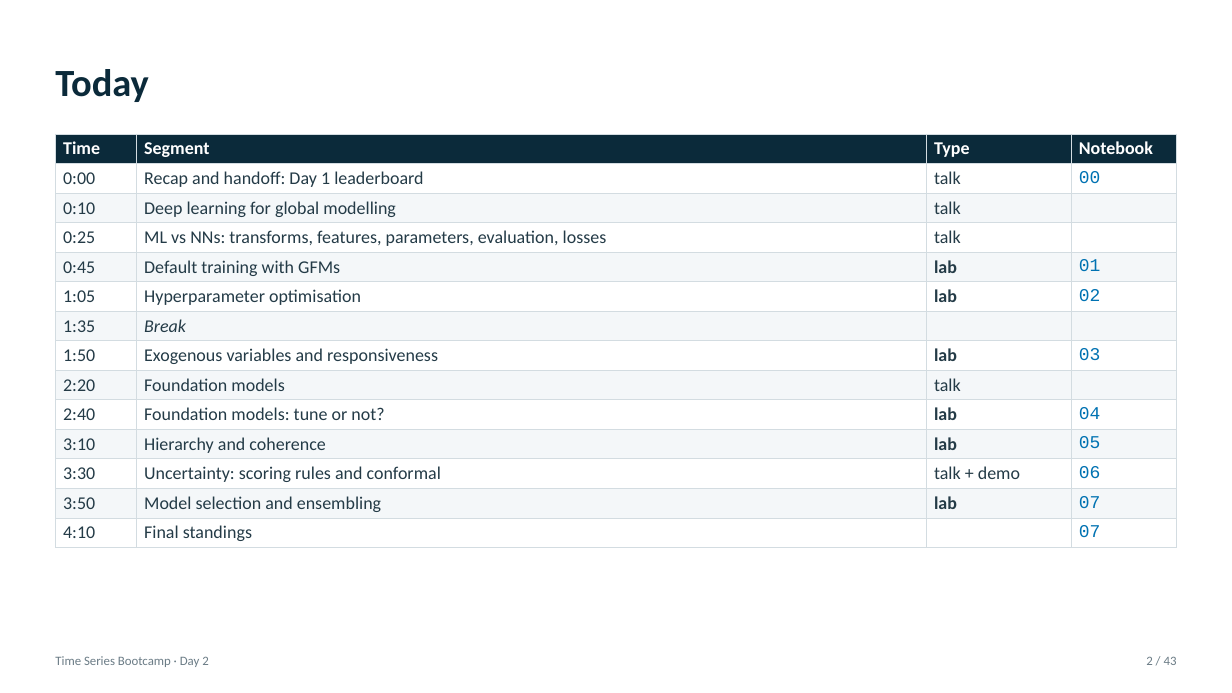
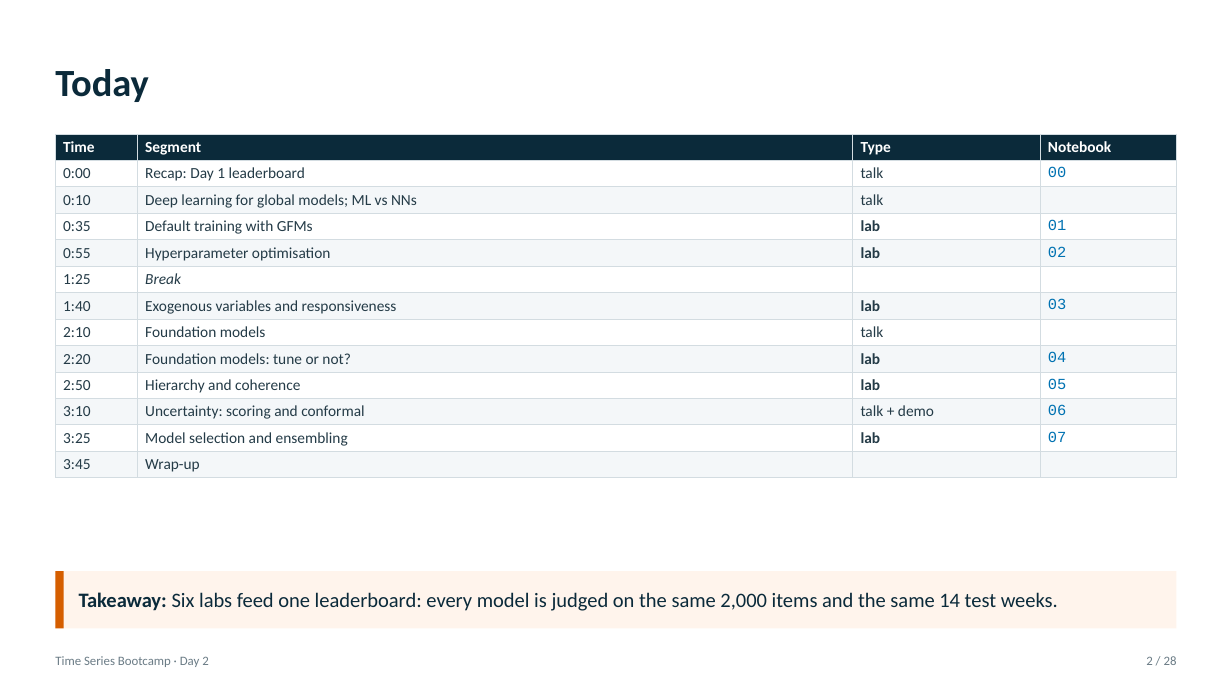
Before and after one commit to tackes/time-series-forecasting-bootcamp, a slide deck: slide 2 of day2_neural/slides/day2_slides.pptx. Drawn at 1232x693 pixels with LibreOffice and Linux fonts; fonts in the diff are those of the drawing. Boxes give left, top, right and bottom in pixels: in the first picture for what was removed or moved away, otherwise in the second. Text is boxed around its words. In the diff, an @@ line names an element or a change of style, - is before the commit and + after.

```diff
--- a/day2_neural/slides/day2_slides.pptx
+++ b/day2_neural/slides/day2_slides.pptx
@@ table at <box>55,134,1177,476</box> @@
-row 2: 0:00 | Recap and handoff: Day 1 leaderboard | talk | 00
-row 3: 0:10 | Deep learning for global modelling | talk | 
-row 4: 0:25 | ML vs NNs: transforms, features, parameters, evaluation, losses | talk | 
-row 5: 0:45 | Default training with GFMs | lab | 01
-row 6: 1:05 | Hyperparameter optimisation | lab | 02
-row 7: 1:35 | Break |  | 
-row 8: 1:50 | Exogenous variables and responsiveness | lab | 03
-row 9: 2:20 | Foundation models | talk | 
-row 10: 2:40 | Foundation models: tune or not? | lab | 04
-row 11: 3:10 | Hierarchy and coherence | lab | 05
-row 12: 3:30 | Uncertainty: scoring rules and conformal | talk + demo | 06
-row 13: 3:50 | Model selection and ensembling | lab | 07
-row 14: 4:10 | Final standings |  | 07
+row 2: 0:00 | Recap: Day 1 leaderboard | talk | 00
+row 3: 0:10 | Deep learning for global models; ML vs NNs | talk | 
+row 4: 0:35 | Default training with GFMs | lab | 01
+row 5: 0:55 | Hyperparameter optimisation | lab | 02
+row 6: 1:25 | Break |  | 
+row 7: 1:40 | Exogenous variables and responsiveness | lab | 03
+row 8: 2:10 | Foundation models | talk | 
+row 9: 2:20 | Foundation models: tune or not? | lab | 04
+row 10: 2:50 | Hierarchy and coherence | lab | 05
+row 11: 3:10 | Uncertainty: scoring and conformal | talk + demo | 06
+row 12: 3:25 | Model selection and ensembling | lab | 07
+row 13: 3:45 | Wrap-up |  | 
@@ rectangle added at <box>55,571,1177,628</box>, fill #FFF4EC @@
@@ rectangle added at <box>55,571,64,628</box>, fill #D55E00 @@
@@ text added at <box>79,592,1058,611</box>, 16 pt, text #0B2A3A @@
+Takeaway: Six labs feed one leaderboard: every model is judged on the same 2,000 items and the same 14 test weeks.
@@ text at <box>1146,656,1177,665</box>: text changed @@
-2 / 43
+2 / 28
```
Also in this commit, not shown: 17 other slides changed, 8 slides added, 23 slides removed, 26 other files.
